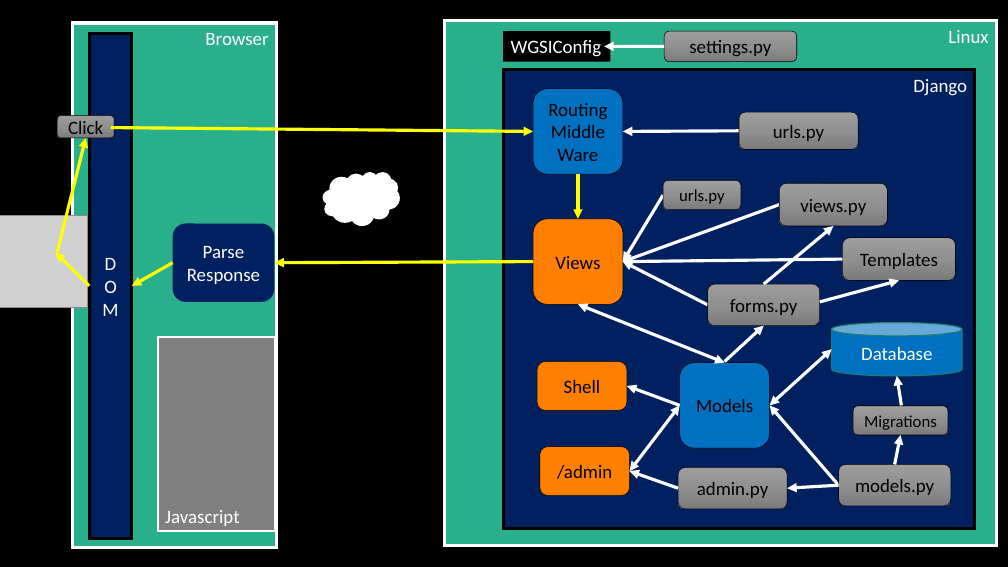
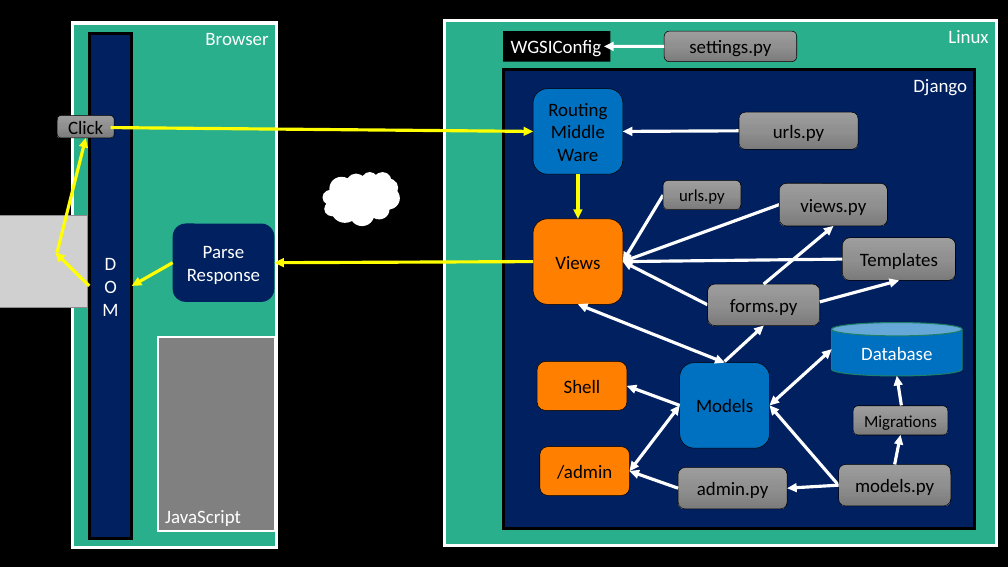
Before and after one commit to csev/dj4e, a slide deck: slide 1 of lectures/bigpicture.pptx. Drawn at 1008x567 pixels with LibreOffice and Linux fonts; fonts in the diff are those of the drawing; grey boxes stand for pictures. Boxes give left, top, right and bottom in pixels: in the first picture for what was removed or moved away, otherwise in the second. Text is boxed around its words. In the diff, an @@ line names an element or a change of style, - is before the commit and + after.

Commit message:
Update

```diff
--- a/lectures/bigpicture.pptx
+++ b/lectures/bigpicture.pptx
@@ text in rectangle at (165, 510, 241, 526): text changed @@
-Javascript
+JavaScript
```
